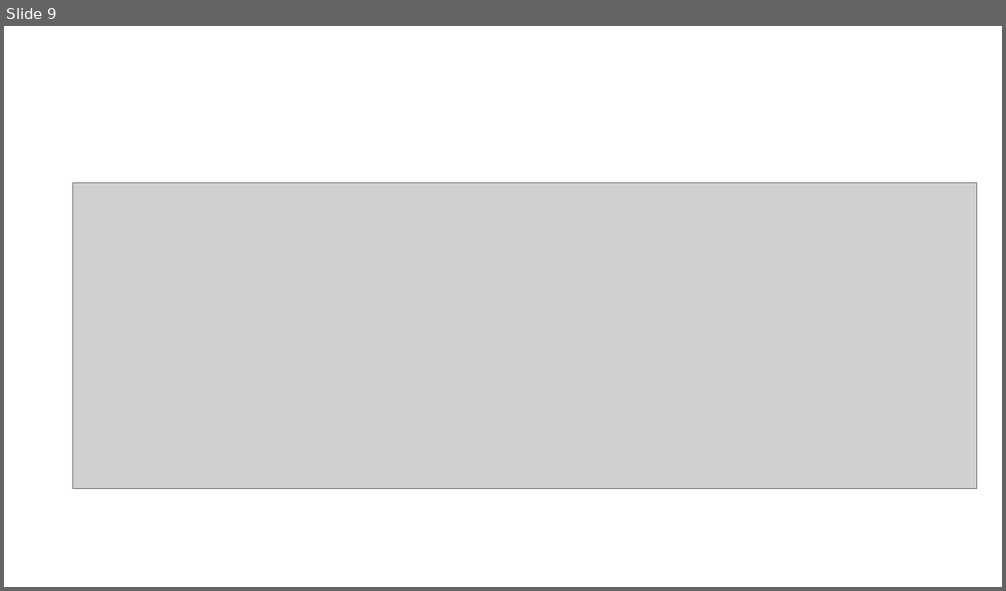
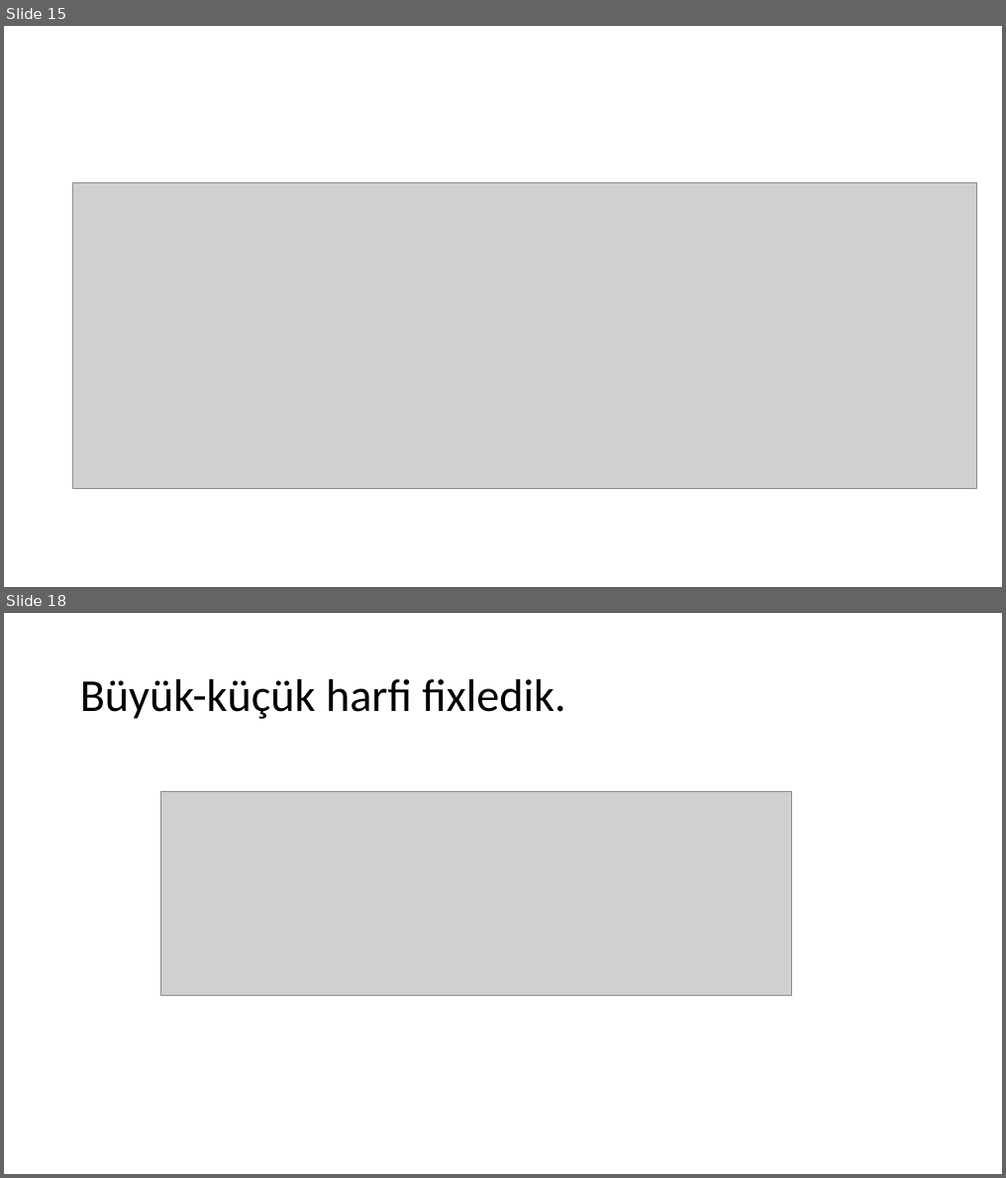
Before and after one commit to ayberkuslu/MLProject, a slide deck: FeatureSelection.pptx. Shown one above the other, each under a label of ours: slide 9 before the commit, slides 15 and 18 after it; the slides between them are not shown. The pictures are 1006x591 and 1006x1178 pixels, drawn with LibreOffice and Linux fonts; fonts in the diff are those of the drawing; grey boxes stand for pictures. Boxes give left, top, right and bottom in pixels: in the first picture for what was removed or moved away, otherwise in the second. Text is boxed around its words. In the diff, an @@ line names an element or a change of style, - is before the commit and + after.

```diff
--- a/FeatureSelection.pptx
+++ b/FeatureSelection.pptx
@@ slide 18 added at (4,613,1002,1174), background #FFFFFF @@
@@ title added at (80,679,565,719), 44 pt, text #000000 @@
+Büyük-küçük harfi fixledik.
@@ picture added at (161,791,792,996) @@
@@ what was slide 9 is now slide 15 @@
```
Also in this commit, not shown: 5 slides changed, 11 other slides added, 3 slides removed.
